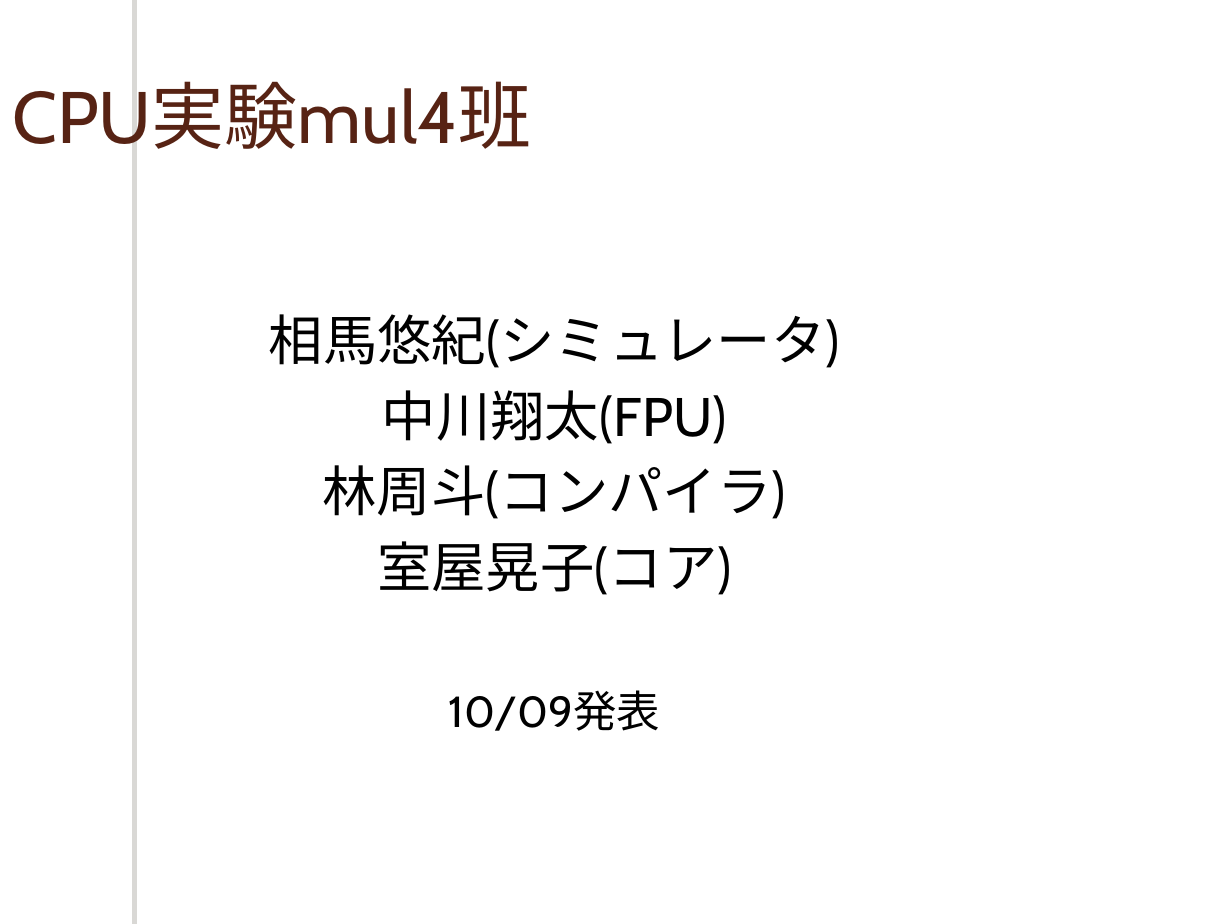
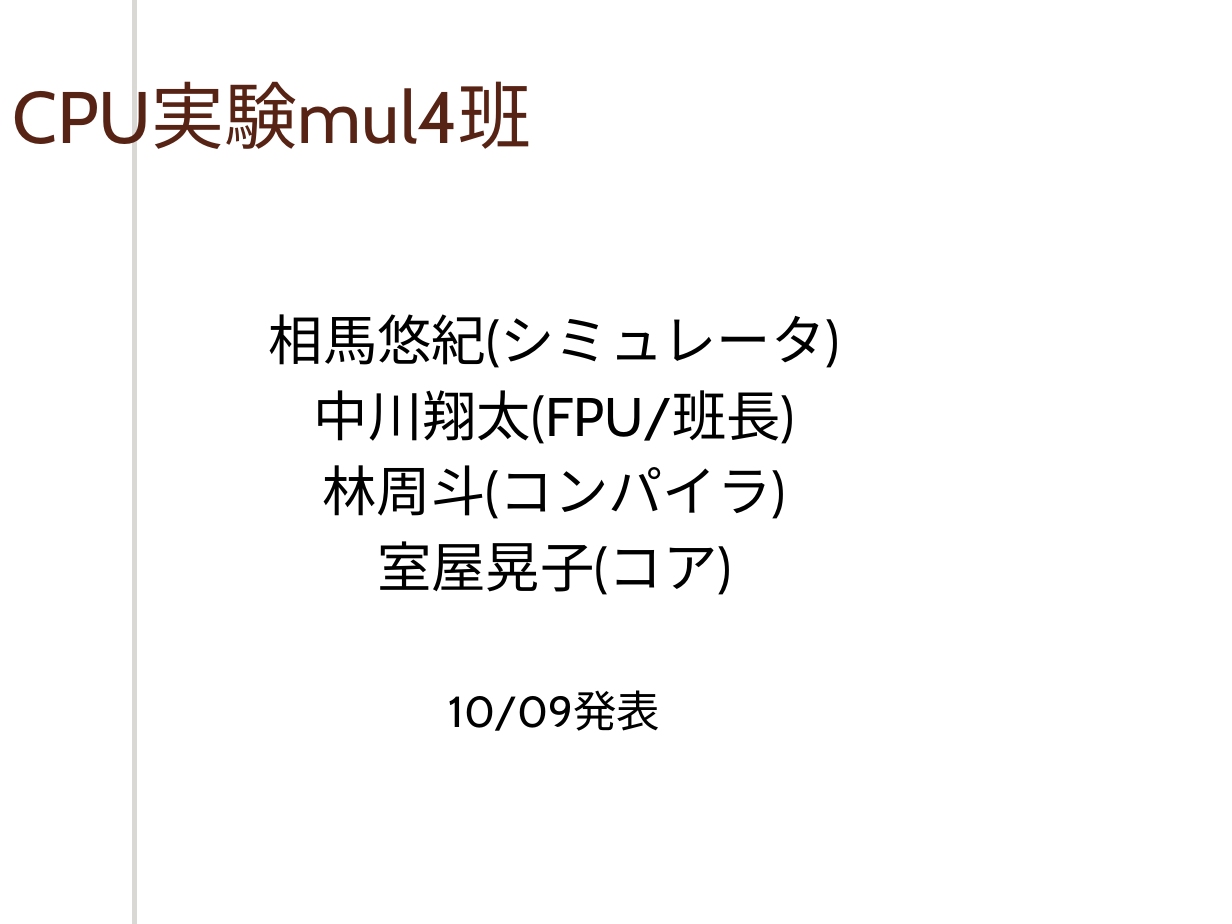
Before and after one commit to cpumul4/cpuex, a slide deck: slide 1 of 10_09linux.odp. Drawn at 1232x924 pixels with LibreOffice and Linux fonts; fonts in the diff are those of the drawing; background and template pictures are left out. Boxes give left, top, right and bottom in pixels: in the first picture for what was removed or moved away, otherwise in the second. Text is boxed around its words. In the diff, an @@ line names an element or a change of style, - is before the commit and + after.

Commit message:
表紙～命令セット

```diff
--- a/10_09linux.odp
+++ b/10_09linux.odp
@@ subtitle at [314, 390, 795, 444]: text changed @@
-中川翔太(FPU)
+中川翔太(FPU/班長)
```
